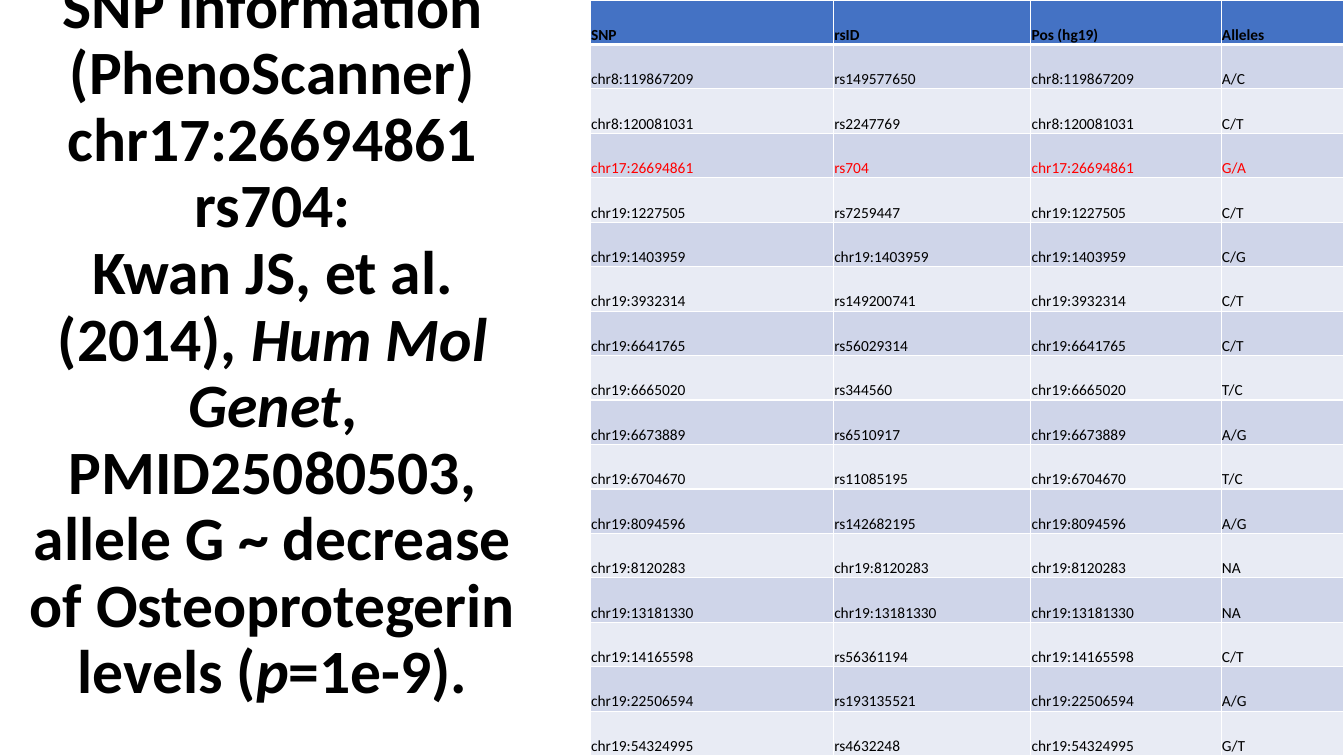
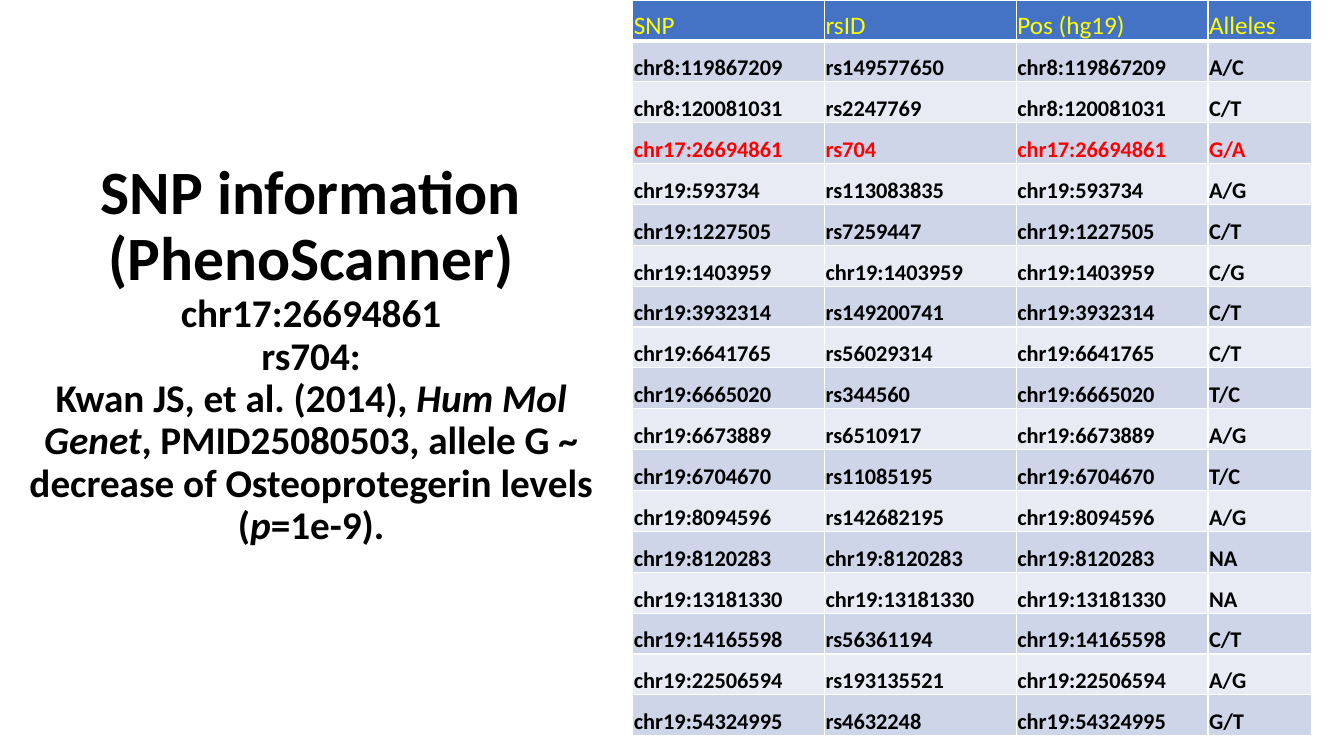
Before and after one commit to jinghuazhao/INF, a slide deck: slide 7 of doc/SCALLOP_INF1-291118.pptx. Drawn at 1344x756 pixels with LibreOffice and Linux fonts; fonts in the diff are those of the drawing. Boxes give left, top, right and bottom in pixels: in the first picture for what was removed or moved away, otherwise in the second. Text is boxed around its words. In the diff, an @@ line names an element or a change of style, - is before the commit and + after.

```diff
--- a/doc/SCALLOP_INF1-291118.pptx
+++ b/doc/SCALLOP_INF1-291118.pptx
@@ title "SNP information (PhenoScanner) chr17:26694861 rs704: ..." at [29,170,593,545]: size 44 to 28 pt in "chr17:26694861 rs704: Kwan JS, et al. (2014), ..." @@
@@ table at [633,0,1311,736] @@
+row 5: chr19:593734 | rs113083835 | chr19:593734 | A/G
@@ table: place and size @@
-table at [591,0,1344,756]
+table at [633,0,1311,736]
```
Also in this commit, not shown: 1 other slide changed, 1 slide added.
